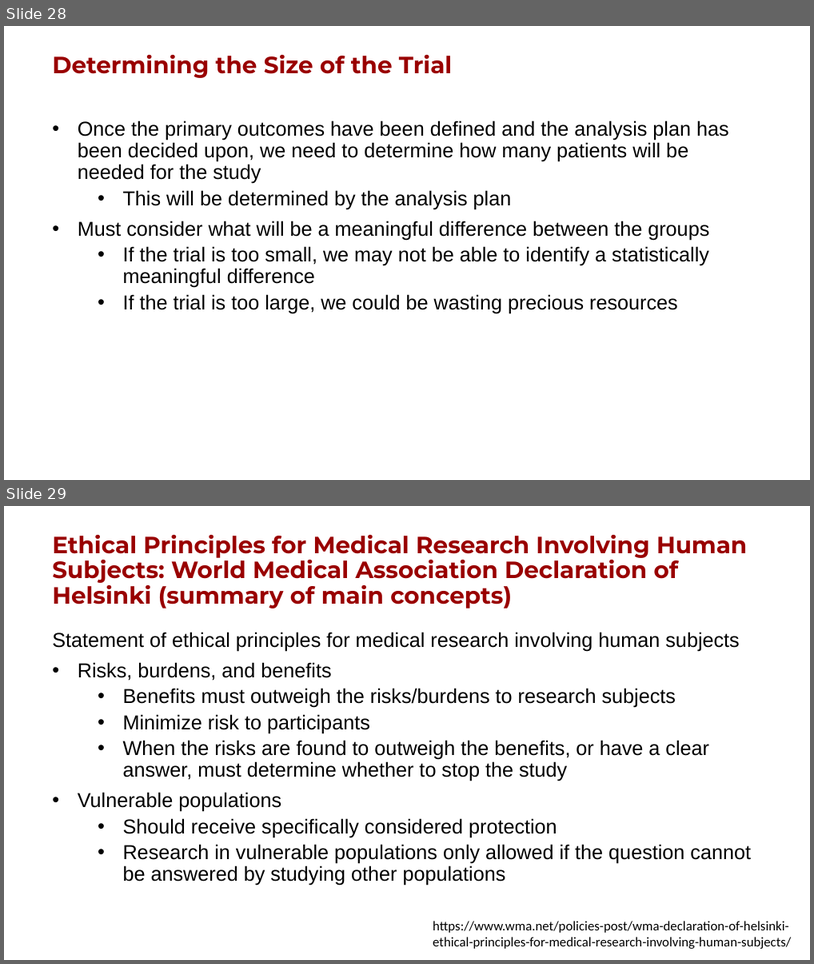
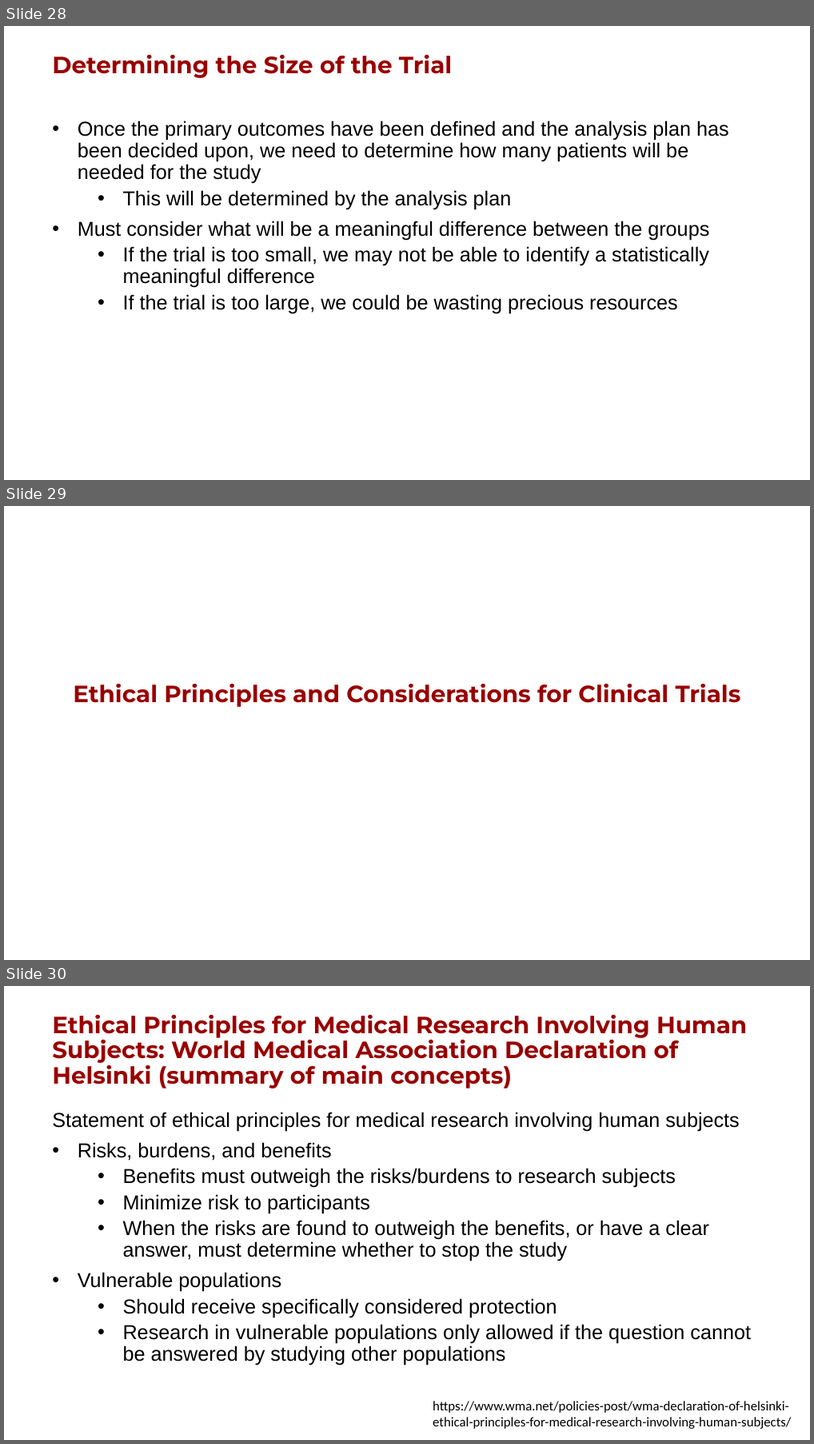
Before and after one commit to USCbiostats/LAsBEST, a slide deck: google-drive/week05/2Tues/LA'sBest-ClinicalTrials.pptx. Shown one above the other, each under a label of ours: slides 28 and 29 before the commit, slides 28, 29 and 30 after it. The pictures are 814x964 and 814x1444 pixels, drawn with LibreOffice and Linux fonts; fonts in the diff are those of the drawing; background and template pictures are left out. Boxes give left, top, right and bottom in pixels: in the first picture for what was removed or moved away, otherwise in the second. Text is boxed around its words. In the diff, an @@ line names an element or a change of style, - is before the commit and + after.

Commit message:
update clinical trials

```diff
--- a/google-drive/week05/2Tues/LA'sBest-ClinicalTrials.pptx
+++ b/google-drive/week05/2Tues/LA'sBest-ClinicalTrials.pptx
@@ slide 29 added at [4, 506, 810, 960], background #FFFFFF @@
@@ text added at [73, 684, 742, 707], 21 pt, text #990000, bold @@
+Ethical Principles and Considerations for Clinical Trials
@@ what was slide 29 is now slide 30 @@
```
Also in this commit, not shown: 1 slide changed, 2 other slides added, 1 slide removed, 2 other files.
